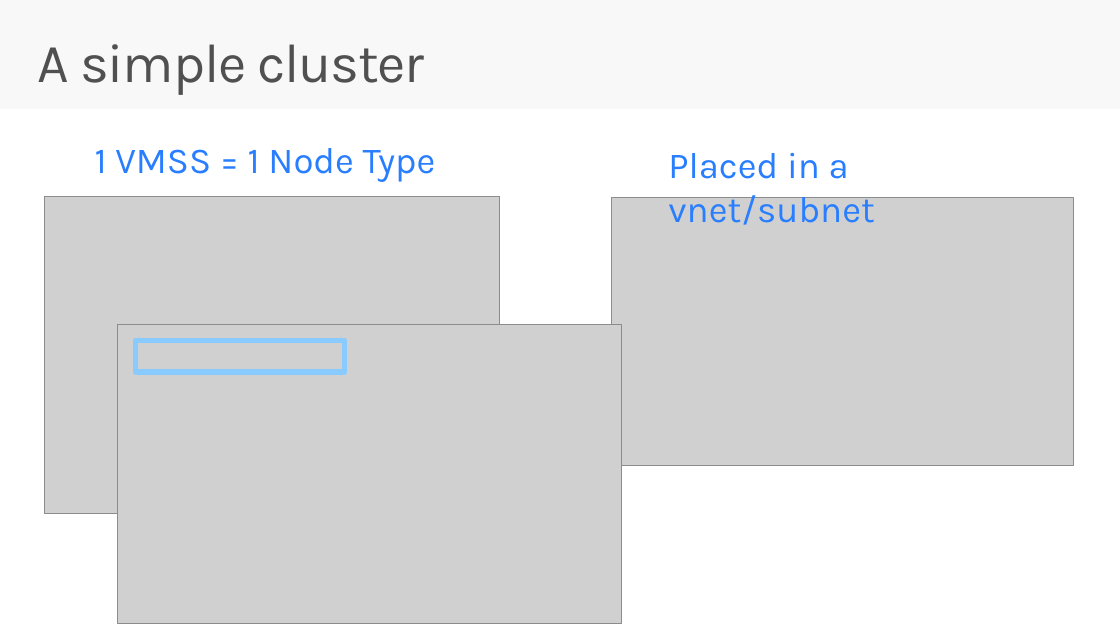
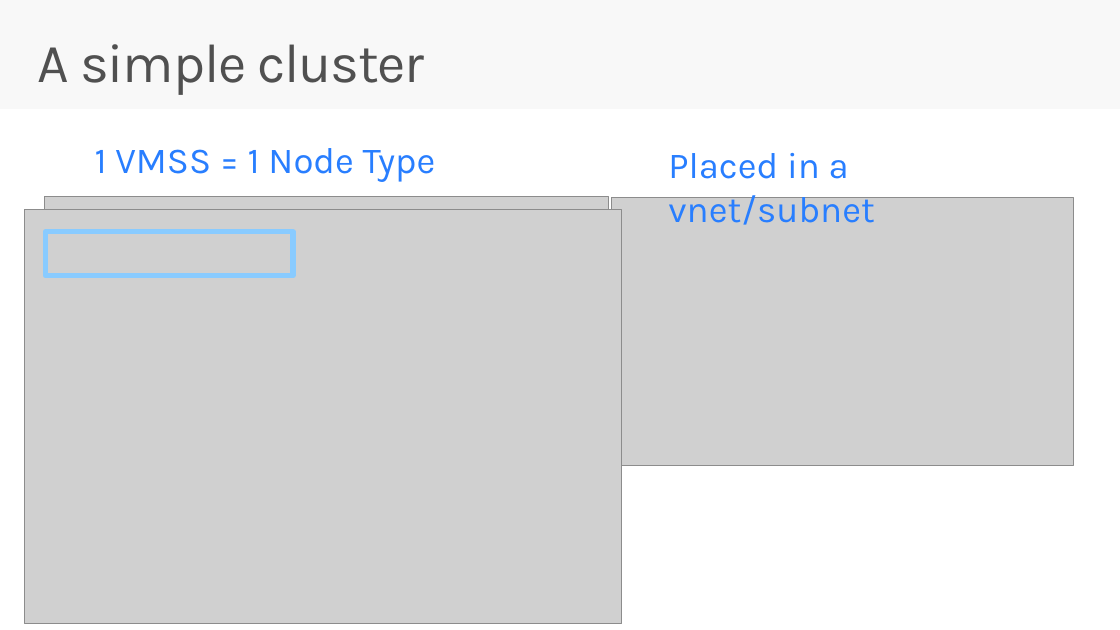
Before and after one commit to brentstineman/PersonalStuff, a slide deck: slide 9 of Presentations/Service Fabric/ServiceFabric - Real World.pptx. Drawn at 1120x630 pixels with LibreOffice and Linux fonts; fonts in the diff are those of the drawing; grey boxes stand for pictures. Boxes give left, top, right and bottom in pixels: in the first picture for what was removed or moved away, otherwise in the second. Text is boxed around its words. In the diff, an @@ line names an element or a change of style, - is before the commit and + after.

Commit message:
Added updated cluster template to be used with the certificates, updated presentation and associated readme

```diff
--- a/Presentations/Service Fabric/ServiceFabric - Real World.pptx
+++ b/Presentations/Service Fabric/ServiceFabric - Real World.pptx
@@ picture: place and size @@
-picture at <box>44,197,499,513</box>
+picture at <box>44,197,608,596</box>
@@ picture: place and size @@
-picture at <box>118,324,622,624</box>
+picture at <box>25,210,622,624</box>
@@ rectangle: place and size @@
-rectangle at <box>135,340,344,372</box>
+rectangle at <box>45,231,293,275</box>
```
Also in this commit, not shown: 9 other slides changed, 2 other files.
